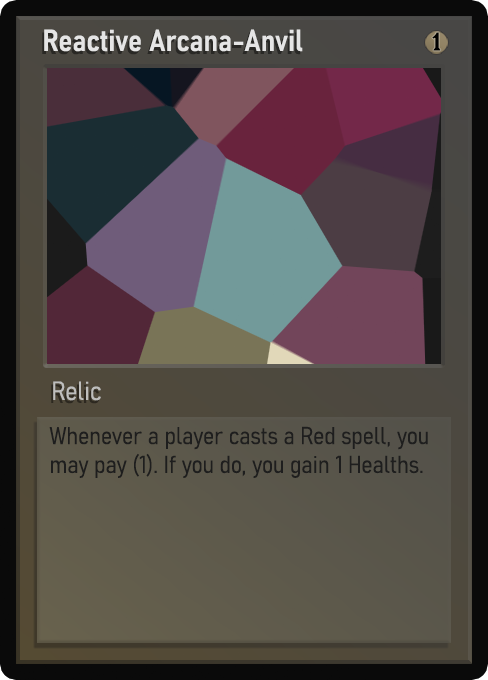
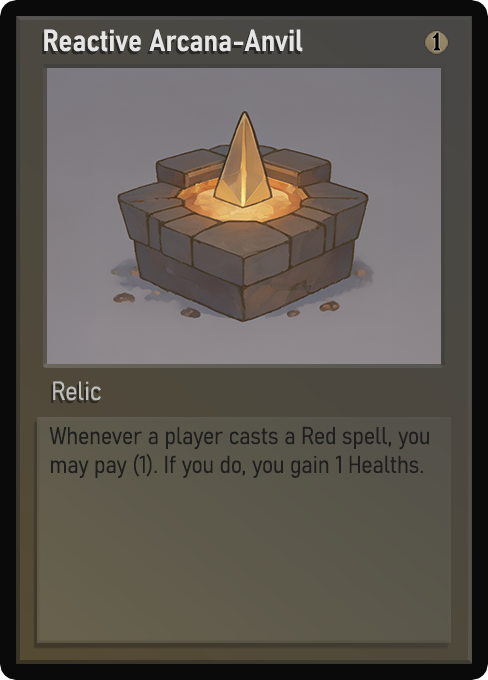
Layers edited between the first and the second w=488, h=680 image:
painted on "Name" over [51, 33, 270, 52]
painted on "Class" over [59, 383, 101, 401]
painted on "Desc_norm" over [56, 426, 429, 478]
painted on "Artwork" over [47, 68, 441, 364]
